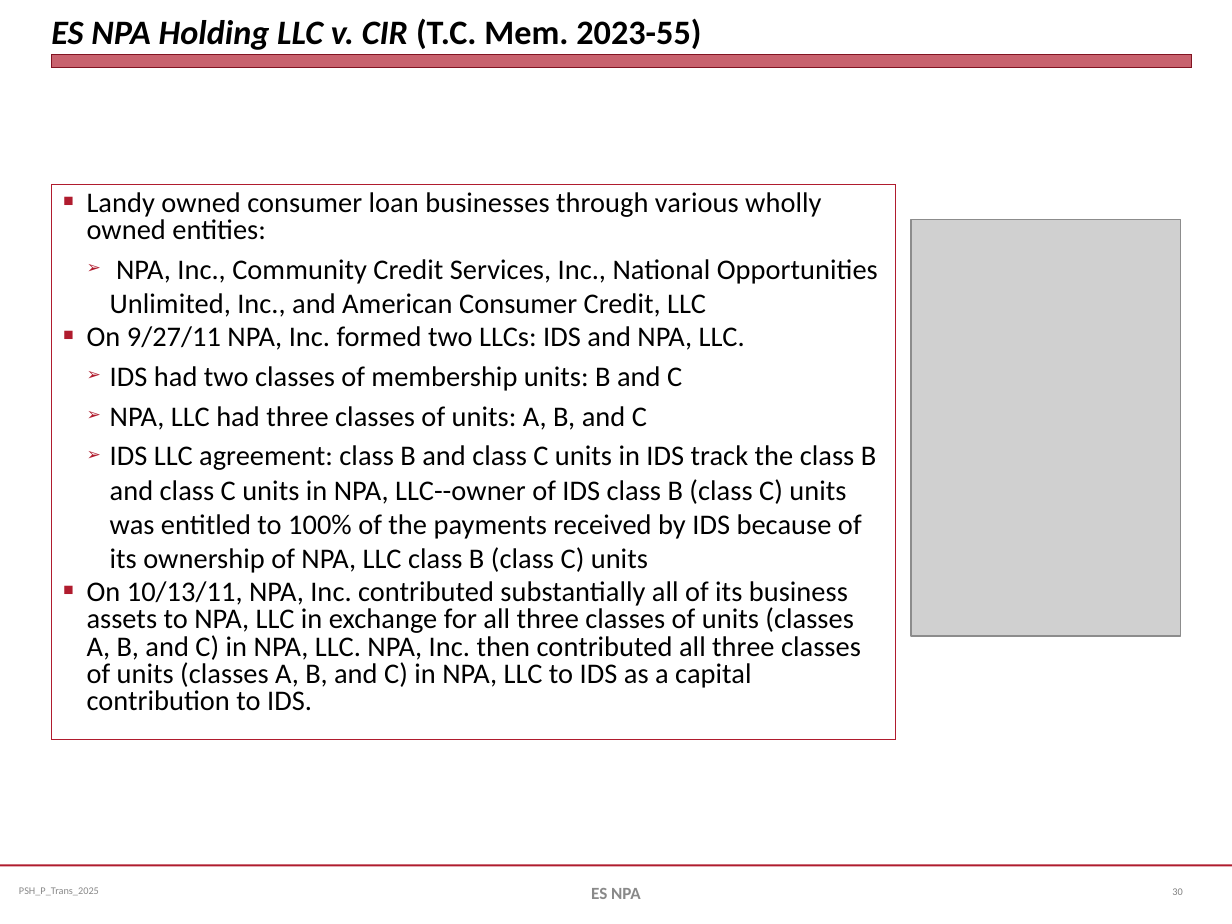
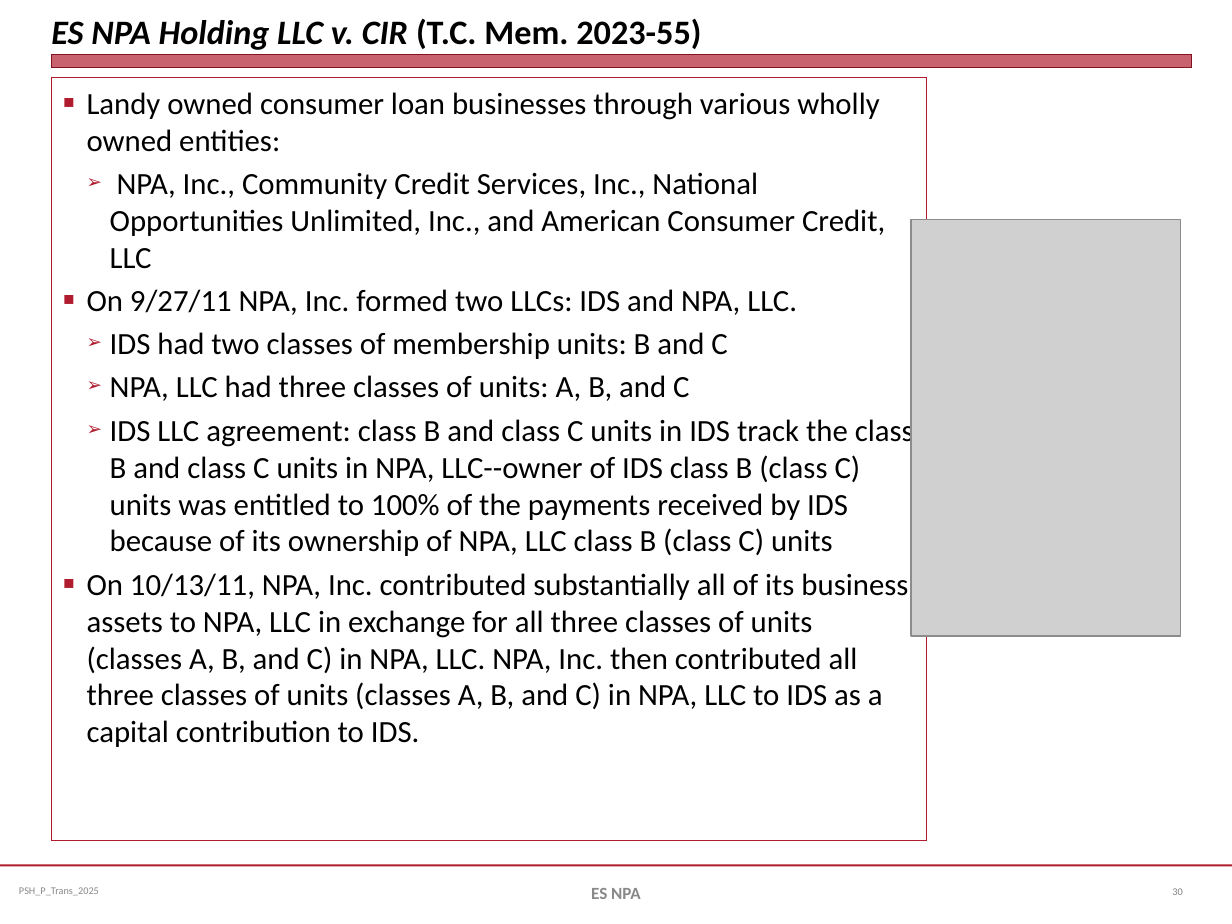
Before and after one commit to jmc877/Partnership-Tax, a slide deck: slide 30 of slides/PSH_P_Trans_2025.pptx. Drawn at 1232x924 pixels with LibreOffice and Linux fonts; fonts in the diff are those of the drawing; grey boxes stand for pictures. Boxes give left, top, right and bottom in pixels: in the first picture for what was removed or moved away, otherwise in the second. Text is boxed around its words. In the diff, an @@ line names an element or a change of style, - is before the commit and + after.

```diff
--- a/slides/PSH_P_Trans_2025.pptx
+++ b/slides/PSH_P_Trans_2025.pptx
@@ text "Landy owned consumer loan businesses ...": place and size @@
-text "Landy owned consumer loan businesses ..." at (52,185,896,739)
+text "Landy owned consumer loan businesses ..." at (52,78,928,840)
@@ text "Landy owned consumer loan businesses ..." at (52,78,928,840): size 16.6 to 18 pt; line spacing 0.8 to 1 @@
```
Also in this commit, not shown: 5 other slides changed.
